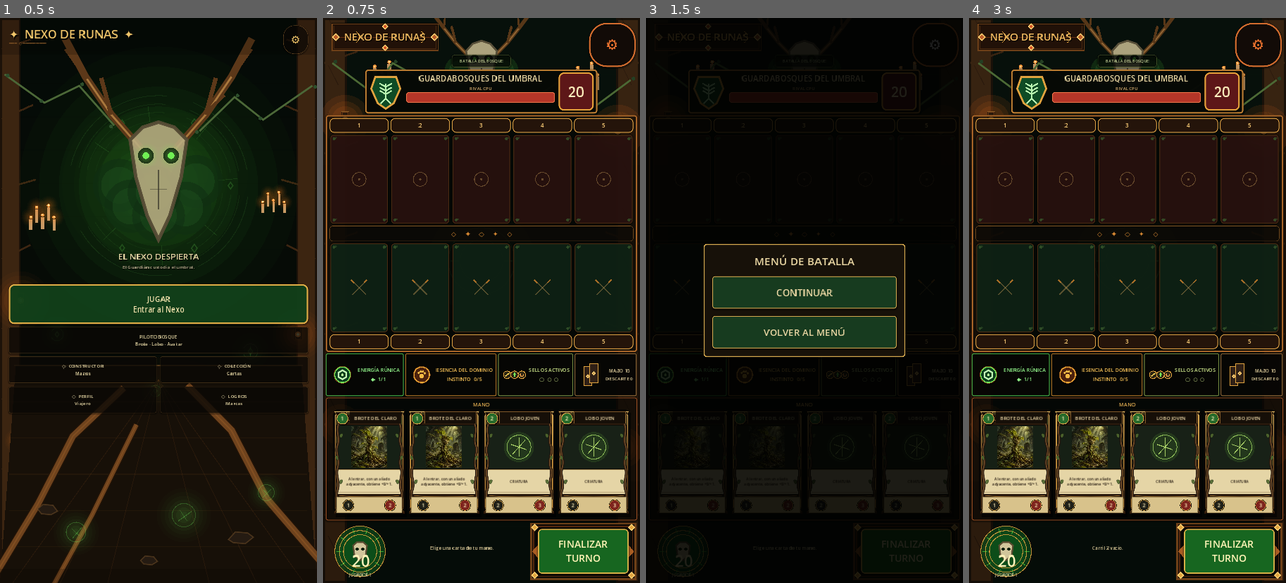
Above: before the commit, frames 1-4 (left to right).
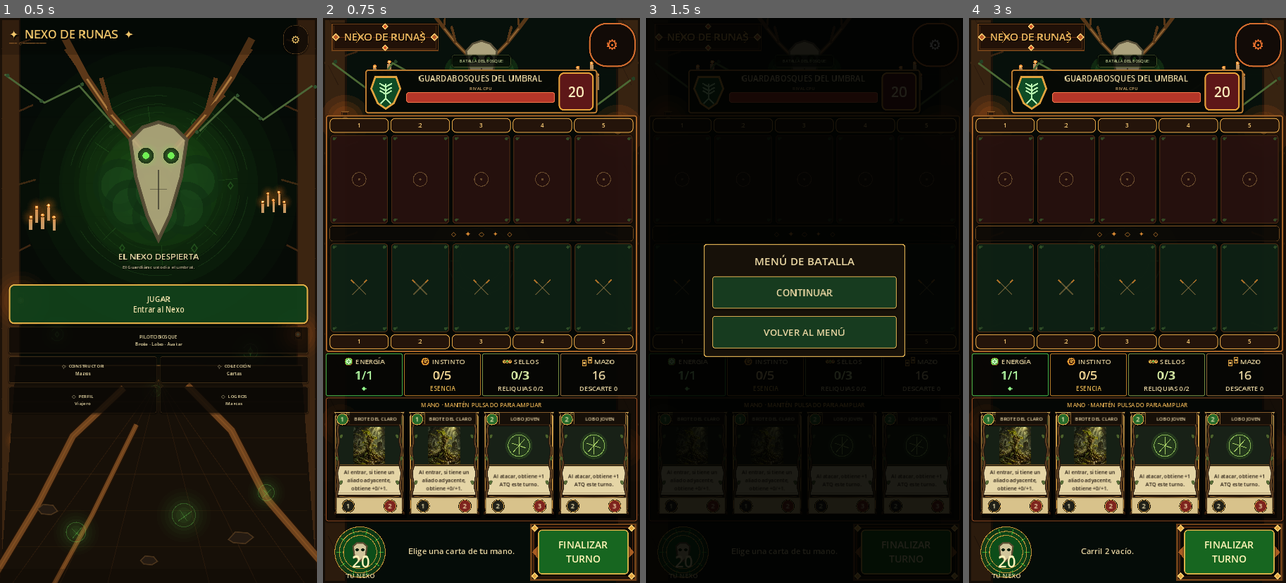
Above: after the commit, the same moments.

Repository: LoloscarPrr/Nexo-de-runas-v2
Game: Godot game, scene res://scenes/main.tscn
The game is run twice, just before and just after one commit, with the same random seed, the same clock (stepped at 60 frames per second) and the same inputs.
Inputs (mouse positions are in pixels of both pictures, inside the frame that each line leads up to):
- Up to frame 1 (0.5 s): no input
- Up to frame 2 (0.75 s): click "JUGAR Entrar al Nexo" at 0.5 s
- Up to frame 3 (1.5 s): click "⚙" at 1.25 s
- Up to frame 4 (3 s): click (1003, 181) at 2 s; click (1067, 181) at 2.75 s

Frame 1 is identical in both runs. In frame 2, 7.8% of the frame differs, in the area x 0-100%, y 59-100%; in frame 3, 0.7%; in frame 4, 7.7%.

Commit message:
Improve mobile battle HUD, dynamic stats and shared ability text

Diff:
--- a/scripts/presentation/battle/vertical_battle_card.gd
+++ b/scripts/presentation/battle/vertical_battle_card.gd
@@ -185,7 +185,7 @@
 	draw_circle(center, radius + 1.0, BARK_DARK)
 	draw_circle(center, radius, Color("276b2b"))
 	draw_arc(center, radius, 0, TAU, 28, GOLD, 2.0)
-	var font_size := 11 if compact else 15
+	var font_size := 14 if compact else 18
 	draw_string(ThemeDB.fallback_font, center + Vector2(-radius, font_size * 0.35), str(int(card.get("cost", 0))), HORIZONTAL_ALIGNMENT_CENTER, radius * 2.0, font_size, Color("fff0b8"))
 
 func _draw_title(rect: Rect2) -> void:
@@ -247,12 +247,15 @@
 	draw_string(ThemeDB.fallback_font, Vector2(rect.position.x, rect.position.y + rect.size.y * 0.65), kind, HORIZONTAL_ALIGNMENT_CENTER, rect.size.x, 8 if compact else 11, INK)
 
 func _draw_stat_orb(center: Vector2, value: int, attack_stat: bool) -> void:
-	var radius := 10.0 if compact else 14.0
+	var radius := 12.0 if compact else 16.0
 	var fill := Color("202018") if attack_stat else BLOOD
 	draw_circle(center, radius + 2.0, BARK_DARK)
 	draw_circle(center, radius, fill)
 	draw_arc(center, radius, 0, TAU, 24, GOLD, 1.6)
-	draw_string(ThemeDB.fallback_font, center + Vector2(-radius, 4 if compact else 5), str(value), HORIZONTAL_ALIGNMENT_CENTER, radius * 2.0, 10 if compact else 14, Color("fff1bd"))
+	var font_size := 16 if compact else 18
+	while font_size > 10 and ThemeDB.fallback_font.get_string_size(str(value), HORIZONTAL_ALIGNMENT_LEFT, -1, font_size).x > radius * 2.0 - 2.0:
+		font_size -= 1
+	draw_string(ThemeDB.fallback_font, center + Vector2(-radius, font_size * 0.35), str(value), HORIZONTAL_ALIGNMENT_CENTER, radius * 2.0, font_size, Color("fff1bd"))
 
 func _draw_keyword_rune(rect: Rect2) -> void:
 	var keywords: Array = card.get("keywords", [])
--- a/scripts/presentation/battle/vertical_battle_card_faithful.gd
+++ b/scripts/presentation/battle/vertical_battle_card_faithful.gd
@@ -10,27 +10,8 @@
 const TEXT_INK := Color("21160d")
 const FRAME_GOLD := Color("d7a044")
 const FRAME_DARK := Color("2c1709")
-
-const EFFECT_TEXT := {
-	"forest_clearing_sprout": "Al entrar, con un aliado\nadyacente, obtiene +0/+1.",
-	"forest_pack_wolf": "Al entrar, con un aliado\nadyacente, obtiene +1/+1.",
-	"forest_avatar": "Al entrar, cura 2 a tus\ncriaturas y 2 a tu Nexo.",
-	"forest_watchful_squirrel": "Si controlas otra Bestia,\nganas 1 Instinto.",
-	"forest_call_pack": "Invoca una Cría del Bosque 1/1\ny ganas 1 Instinto.",
-	"forest_growth": "Una criatura aliada obtiene\n+2/+2 este turno.",
-	"crypt_gravedigger": "Al entrar, ganas 1 Resto.",
-	"crypt_broken_skeleton": "Último Aliento: ganas 1 Resto.",
-	"crypt_funeral_hound": "Último Aliento: inflige 1 daño\na la criatura enfrentada.",
-	"crypt_mourner": "Último Aliento: roba 1 carta.",
-	"crypt_ash_offering": "Destruye una criatura aliada.\nRoba 2 cartas.",
-	"crypt_exhumation": "Devuelve una criatura de coste 3\no menos desde tu descarte.",
-	"tower_familiar": "Al entrar, revela la carta\nsuperior de tu mazo.",
-	"tower_rune_bolt": "Inflige 1 daño a una\ncriatura enemiga.",
-	"tower_forbidden_vision": "Revela las 3 cartas superiores\ny roba la primera.",
-	"forge_worker": "Al entrar, ganas 1 Calor.",
-	"forge_spark": "Inflige 1 daño y ganas\n1 Calor.",
-	"forge_overload": "Un Constructo aliado obtiene\n+3 ATQ y ganas 2 Calor."
-}
+const TextScript = preload("res://scripts/presentation/cards/card_text.gd")
+const EFFECT_FONT_SIZE := 14
 
 func _draw() -> void:
 	if compact:
@@ -53,7 +34,7 @@
 
 	var header_h := 40.0
 	var stats_h := 42.0
-	var text_h := 70.0
+	var text_h := 82.0
 	var art_top := header_h + 4.0
 	var art_h := h - header_h - text_h - stats_h - 17.0
 	var art_rect := Rect2(11, art_top, w - 22, art_h)
@@ -92,47 +73,39 @@
 	draw_line(Vector2(rect.position.x + 5, rect.position.y + 5), Vector2(rect.end.x - 5, rect.position.y + 5), Color(0.35, 0.20, 0.08, 0.30), 1.0)
 	draw_line(Vector2(rect.position.x + 5, rect.end.y - 5), Vector2(rect.end.x - 5, rect.end.y - 5), Color(0.35, 0.20, 0.08, 0.30), 1.0)
 
-	var lines := _effect_lines()
-	var line_h := 14.0
+	var lines := _visible_effect_lines(rect.size)
+	var font := ThemeDB.fallback_font
+	var line_h := font.get_height(EFFECT_FONT_SIZE)
 	var block_h := float(lines.size()) * line_h
-	var y := rect.position.y + (rect.size.y - block_h) * 0.5 + 10.0
+	var y := rect.position.y + (rect.size.y - block_h) * 0.5 + font.get_ascent(EFFECT_FONT_SIZE)
 	for line in lines:
-		draw_string(ThemeDB.fallback_font, Vector2(rect.position.x + 4, y), line, HORIZONTAL_ALIGNMENT_CENTER, rect.size.x - 8, 10, TEXT_INK)
+		draw_string(font, Vector2(rect.position.x + 6, y), line, HORIZONTAL_ALIGNMENT_CENTER, rect.size.x - 12, EFFECT_FONT_SIZE, TEXT_INK)
 		y += line_h
 
-func _effect_lines() -> Array[String]:
-	var effect_id := str(card.get("effect_id", ""))
-	if EFFECT_TEXT.has(effect_id):
-		return _split_known_text(str(EFFECT_TEXT[effect_id]))
-	var keywords: Array = card.get("keywords", [])
-	if not keywords.is_empty():
-		var label := ""
-		for keyword in keywords:
-			if not label.is_empty():
-				label += " · "
-			label += str(keyword).replace("_", " ").capitalize()
-		return _wrap_text(label, 28)
-	var card_type := str(card.get("type", "")).to_upper()
-	match card_type:
-		"CREATURE": card_type = "CRIATURA"
-		"RELIC": card_type = "RELIQUIA"
-		"RITE": card_type = "RITO"
-		"SEAL": card_type = "SELLO"
-	return [card_type]
+func _visible_effect_lines(panel_size: Vector2) -> Array[String]:
+	var width := maxf(panel_size.x - 12.0, 1.0)
+	var lines := _effect_lines(width)
+	var max_lines := maxi(1, floori((panel_size.y - 10.0) / ThemeDB.fallback_font.get_height(EFFECT_FONT_SIZE)))
+	if lines.size() <= max_lines:
+		return lines
+	lines.resize(max_lines)
+	var last := lines[max_lines - 1].strip_edges()
+	while not last.is_empty() and _effect_width(last + "…") > width:
+		last = last.left(last.length() - 1).strip_edges()
+	lines[max_lines - 1] = last + "…"
+	return lines
 
-func _split_known_text(value: String) -> Array[String]:
-	var result: Array[String] = []
-	for line in value.split("\n"):
-		result.append(str(line))
-	return result
-
-func _wrap_text(value: String, max_chars: int) -> Array[String]:
-	var words := value.split(" ")
+func _effect_lines(width: float = 164.0) -> Array[String]:
+	# Same rules as the full inspection. Only the small physical panel truncates.
+	var rules := TextScript.rules_text(card)
+	if rules.is_empty():
+		rules = TextScript.type_label(card)
+	var words := rules.replace("\n", " ").split(" ", false)
 	var result: Array[String] = []
 	var current := ""
 	for word in words:
 		var candidate := str(word) if current.is_empty() else "%s %s" % [current, str(word)]
-		if candidate.length() > max_chars and not current.is_empty():
+		if _effect_width(candidate) > width and not current.is_empty():
 			result.append(current)
 			current = str(word)
 		else:
@@ -140,3 +113,6 @@
 	if not current.is_empty():
 		result.append(current)
 	return result
+
+func _effect_width(value: String) -> float:
+	return ThemeDB.fallback_font.get_string_size(value, HORIZONTAL_ALIGNMENT_LEFT, -1, EFFECT_FONT_SIZE).x
--- a/scripts/presentation/battle/vertical_battle_view.gd
+++ b/scripts/presentation/battle/vertical_battle_view.gd
@@ -458,6 +458,10 @@
 func _event_name(code: String) -> String:
 	match code:
 		"CARD_PLAYED": return "Carta jugada"
+		"CARD_DRAWN": return "Carta robada"
+		"CARD_DISCARDED": return "Carta descartada"
+		"COMBAT_STARTED": return "Inicio de combate"
+		"COMBAT_ENDED": return "Fin de combate"
 		"ABILITY_TRIGGERED": return "Habilidad"
 		"EFFECT_APPLIED": return "Efecto"
 		"UNIT_DIED": return "Unidad destruida"
--- a/scripts/presentation/battle/vertical_battle_view_faithful.gd
+++ b/scripts/presentation/battle/vertical_battle_view_faithful.gd
@@ -30,6 +30,10 @@
 var result_screen
 var _result_presented := false
 var _hand_scroll: ScrollContainer
+var _essence_caption: Label
+var _energy_pips: Label
+var _relics_count: Label
+var _discard_count: Label
 
 func _build_view() -> void:
 	super._build_view()
@@ -79,6 +83,7 @@
 	if _is_finished():
 		selected_hand_index = -1
 	super._render()
+	_render_readable_hud()
 	if _is_finished():
 		impulse_button.hide()
 		end_turn_button.disabled = false
@@ -88,6 +93,20 @@
 			_show_result()
 	else:
 		end_turn_button.text = "FINALIZAR\nTURNO"
+
+func _render_readable_hud() -> void:
+	if _snapshot.is_empty():
+		return
+	var current := int(_snapshot.get("energy_current", 0))
+	var capacity := int(_snapshot.get("energy_capacity", 0))
+	energy_label.text = "%d/%d" % [current, capacity]
+	_energy_pips.text = _energy_runes(current, capacity)
+	_essence_caption.text = str(_snapshot.get("essence_name", "ESENCIA")).to_upper()
+	essence_label.text = "%d/%d" % [int(_snapshot.get("essence_current", 0)), int(_snapshot.get("essence_max", 0))]
+	seals_label.text = "%d/3" % Array(_snapshot.get("active_seals", [])).size()
+	_relics_count.text = "RELIQUIAS %d/2" % Array(_snapshot.get("active_relics", [])).size()
+	deck_label.text = str(int(_snapshot.get("draw_count", 0)))
+	_discard_count.text = "DESCARTE %d" % Array(_snapshot.get("discard", [])).size()
 
 func _show_result() -> void:
 	_cancel_hand_gestures()
@@ -333,33 +352,45 @@
 	strip.custom_minimum_size = Vector2(0, 116)
 	strip.add_theme_constant_override("separation", 4)
 
-	energy_label = _label("ENERGÍA RÚNICA\n1/1", 14, Color("92f58a"), HORIZONTAL_ALIGNMENT_CENTER)
-	strip.add_child(_hud_graphic(OrnamentScript.Mode.HUD_ENERGY, energy_label, Color("5be95d"), 1.20))
-	essence_label = _label("ESENCIA DEL DOMINIO\nINSTINTO", 14, Color("f4bf55"), HORIZONTAL_ALIGNMENT_CENTER)
-	strip.add_child(_hud_graphic(OrnamentScript.Mode.HUD_ESSENCE, essence_label, Color("ed9b32"), 1.10))
-	seals_label = _label("SELLOS ACTIVOS\n○  ○  ○", 14, Color("cee78b"), HORIZONTAL_ALIGNMENT_CENTER)
-	strip.add_child(_hud_graphic(OrnamentScript.Mode.HUD_SEALS, seals_label, Color("9cba58"), 1.08))
-	deck_label = _label("MAZO 16\nDESCARTE 0", 13, PARCHMENT_F, HORIZONTAL_ALIGNMENT_CENTER)
-	strip.add_child(_hud_graphic(OrnamentScript.Mode.HUD_DECK, deck_label, Color("b98748"), 0.84))
+	energy_label = _label("1/1", 32, Color("b6ffa7"), HORIZONTAL_ALIGNMENT_CENTER)
+	_energy_pips = _label("◆", 16, Color("92f58a"), HORIZONTAL_ALIGNMENT_CENTER)
+	strip.add_child(_hud_graphic(OrnamentScript.Mode.HUD_ENERGY, "ENERGÍA", energy_label, _energy_pips, Color("5be95d")))
+	essence_label = _label("0/5", 32, Color("ffe19b"), HORIZONTAL_ALIGNMENT_CENTER)
+	var essence_hint := _label("ESENCIA", 17, Color("f4bf55"), HORIZONTAL_ALIGNMENT_CENTER)
+	var essence_panel := _hud_graphic(OrnamentScript.Mode.HUD_ESSENCE, "INSTINTO", essence_label, essence_hint, Color("ed9b32"))
+	_essence_caption = essence_panel.find_child("HudCaption", true, false) as Label
+	strip.add_child(essence_panel)
+	seals_label = _label("0/3", 32, Color("e0f8ac"), HORIZONTAL_ALIGNMENT_CENTER)
+	_relics_count = _label("RELIQUIAS 0/2", 18, PARCHMENT_F, HORIZONTAL_ALIGNMENT_CENTER)
+	strip.add_child(_hud_graphic(OrnamentScript.Mode.HUD_SEALS, "SELLOS", seals_label, _relics_count, Color("9cba58")))
+	deck_label = _label("16", 32, PARCHMENT_F, HORIZONTAL_ALIGNMENT_CENTER)
+	_discard_count = _label("DESCARTE 0", 18, PARCHMENT_F, HORIZONTAL_ALIGNMENT_CENTER)
+	strip.add_child(_hud_graphic(OrnamentScript.Mode.HUD_DECK, "MAZO", deck_label, _discard_count, Color("b98748")))
 	return strip
 
-func _hud_graphic(mode_value, value_label: Label, accent: Color, ratio: float) -> PanelContainer:
+func _hud_graphic(mode_value, caption: String, value_label: Label, hint_label: Label, accent: Color) -> PanelContainer:
 	var panel := PanelContainer.new()
 	panel.size_flags_horizontal = Control.SIZE_EXPAND_FILL
-	panel.size_flags_stretch_ratio = ratio
 	panel.add_theme_stylebox_override("panel", _ornate_style(PANEL_DARK_F, Color(accent.r, accent.g, accent.b, 0.75), 2, 4))
+	var column := VBoxContainer.new()
+	column.add_theme_constant_override("separation", 0)
+	panel.add_child(column)
 	var row := HBoxContainer.new()
 	row.add_theme_constant_override("separation", 4)
-	panel.add_child(row)
+	row.alignment = BoxContainer.ALIGNMENT_CENTER
+	column.add_child(row)
 	var icon_holder := Control.new()
-	icon_holder.custom_minimum_size = Vector2(70, 0)
+	icon_holder.custom_minimum_size = Vector2(28, 26)
 	var icon = OrnamentScript.new()
 	icon.set_anchors_and_offsets_preset(Control.PRESET_FULL_RECT)
 	icon.configure(mode_value, accent)
 	icon_holder.add_child(icon)
 	row.add_child(icon_holder)
-	value_label.size_flags_horizontal = Control.SIZE_EXPAND_FILL
-	row.add_child(value_label)
+	var title := _label(caption, 19, PARCHMENT_F, HORIZONTAL_ALIGNMENT_CENTER)
+	title.name = "HudCaption"
+	row.add_child(title)
+	column.add_child(value_label)
+	column.add_child(hint_label)
 	return panel
 
 func _build_footer() -> Control:
@@ -381,7 +412,7 @@
 	player_integrity_label.anchor_right = 0.78
 	player_integrity_label.anchor_bottom = 0.88
 	nexus_holder.add_child(player_integrity_label)
-	var player_tag := _label("JUGADOR 1", 11, PARCHMENT_F, HORIZONTAL_ALIGNMENT_CENTER)
+	var player_tag := _label("TU NEXO", 18, PARCHMENT_F, HORIZONTAL_ALIGNMENT_CENTER)
 	player_tag.anchor_left = 0.15
 	player_tag.anchor_top = 0.82
 	player_tag.anchor_right = 0.85
@@ -391,18 +422,24 @@
 
 	var messages := VBoxContainer.new()
 	messages.size_flags_horizontal = Control.SIZE_EXPAND_FILL
-	status_label = _label("El Nexo aguarda tu jugada.", 13, PARCHMENT_F, HORIZONTAL_ALIGNMENT_CENTER)
+	messages.add_theme_constant_override("separation", 2)
+	status_label = _label("El Nexo aguarda tu jugada.", 22, PARCHMENT_F, HORIZONTAL_ALIGNMENT_CENTER)
 	status_label.autowrap_mode = TextServer.AUTOWRAP_WORD_SMART
+	status_label.max_lines_visible = 2
+	status_label.text_overrun_behavior = TextServer.OVERRUN_TRIM_ELLIPSIS
 	status_label.size_flags_vertical = Control.SIZE_EXPAND_FILL
 	messages.add_child(status_label)
-	event_label = _label("", 10, Color("a6b887"), HORIZONTAL_ALIGNMENT_CENTER)
+	event_label = _label("", 16, Color("c3d4a6"), HORIZONTAL_ALIGNMENT_CENTER)
+	event_label.autowrap_mode = TextServer.AUTOWRAP_WORD_SMART
+	event_label.max_lines_visible = 2
+	event_label.text_overrun_behavior = TextServer.OVERRUN_TRIM_ELLIPSIS
 	messages.add_child(event_label)
 	impulse_button = Button.new()
 	impulse_button.name = "ImpulseButton"
 	impulse_button.text = "+1 IMPULSO"
-	impulse_button.custom_minimum_size = Vector2(110, 40)
+	impulse_button.custom_minimum_size = Vector2(110, 56)
 	impulse_button.focus_mode = Control.FOCUS_NONE
-	impulse_button.add_theme_font_size_override("font_size", 11)
+	impulse_button.add_theme_font_size_override("font_size", 20)
 	impulse_button.add_theme_stylebox_override("normal", _ornate_style(Color("173822"), Color("67a457"), 2, 8))
 	impulse_button.add_theme_stylebox_override("pressed", _ornate_style(Color("102919"), Color("9eea7a"), 3, 8))
 	impulse_button.pressed.connect(_on_impulse_pressed)
--- a/scripts/presentation/battle/vertical_battle_view_polished.gd
+++ b/scripts/presentation/battle/vertical_battle_view_polished.gd
@@ -281,7 +281,7 @@
 	stack.add_theme_constant_override("separation", 2)
 	frame.add_child(stack)
 
-	var title := _label("MANO", 14, Color("e0ab50"), HORIZONTAL_ALIGNMENT_CENTER)
+	var title := _label("MANO · MANTÉN PULSADO PARA AMPLIAR", 16, Color("e0ab50"), HORIZONTAL_ALIGNMENT_CENTER)
 	title.custom_minimum_size = Vector2(0, 20)
 	stack.add_child(title)
 
--- a/scripts/presentation/battle/vertical_card_detail.gd
+++ b/scripts/presentation/battle/vertical_card_detail.gd
@@ -45,9 +45,9 @@
 	column.add_theme_constant_override("separation", 16)
 	frame.add_child(column)
 	column.add_child(_label("DETALLE DE CARTA", 28, Color("d5a94f")))
-	title_label = _label("", 28, Color("f0e0ad"))
+	title_label = _label("", 30, Color("f0e0ad"))
 	column.add_child(title_label)
-	metadata_label = _label("", 20, Color("d5a94f"))
+	metadata_label = _label("", 22, Color("d5a94f"))
 	column.add_child(metadata_label)
 	_holder = Control.new()
 	_holder.size_flags_vertical = Control.SIZE_EXPAND_FILL
@@ -58,9 +58,9 @@
 	card_view.mouse_filter = Control.MOUSE_FILTER_IGNORE
 	_card_stage.add_child(card_view)
 	_holder.resized.connect(_layout_card)
-	stats_label = _label("", 24, Color("f0e0ad"))
+	stats_label = _label("", 28, Color("f0e0ad"))
 	column.add_child(stats_label)
-	effect_label = _label("", 24, Color("dfc88f"))
+	effect_label = _label("", 28, Color("dfc88f"))
 	column.add_child(effect_label)
 	var close := Button.new()
 	close.name = "CloseDetail"
--- a/scripts/presentation/cards/card_text.gd
+++ b/scripts/presentation/cards/card_text.gd
@@ -3,7 +3,23 @@
 
 ## Display copy for the current Forest definitions/effect contracts.
 ## This never grants abilities or changes battle data.
-const LegacyText = preload("res://scripts/presentation/battle/vertical_battle_card_faithful.gd")
+const LEGACY_EFFECTS := {
+	"forest_watchful_squirrel": "Si controlas otra Bestia, ganas 1 Instinto.",
+	"forest_call_pack": "Invoca una Cría del Bosque 1/1 y ganas 1 Instinto.",
+	"forest_growth": "Una criatura aliada obtiene +2/+2 este turno.",
+	"crypt_gravedigger": "Al entrar, ganas 1 Resto.",
+	"crypt_broken_skeleton": "Último Aliento: ganas 1 Resto.",
+	"crypt_funeral_hound": "Último Aliento: inflige 1 daño a la criatura enfrentada.",
+	"crypt_mourner": "Último Aliento: roba 1 carta.",
+	"crypt_ash_offering": "Destruye una criatura aliada. Roba 2 cartas.",
+	"crypt_exhumation": "Devuelve una criatura de coste 3 o menos desde tu descarte.",
+	"tower_familiar": "Al entrar, revela la carta superior de tu mazo.",
+	"tower_rune_bolt": "Inflige 1 daño a una criatura enemiga.",
+	"tower_forbidden_vision": "Revela las 3 cartas superiores y roba la primera.",
+	"forge_worker": "Al entrar, ganas 1 Calor.",
+	"forge_spark": "Inflige 1 daño y ganas 1 Calor.",
+	"forge_overload": "Un Constructo aliado obtiene +3 ATQ y ganas 2 Calor."
+}
 const TYPES := {"creature": "Criatura", "rite": "Rito", "relic": "Reliquia", "seal": "Sello"}
 const RARITIES := {"common": "Común", "uncommon": "Poco común", "rare": "Rara", "legendary": "Legendaria"}
 const FOREST_EFFECTS := {
@@ -37,7 +53,7 @@
 
 static func rules_text(card: Dictionary) -> String:
 	var effect_id := str(card.get("effect_id", ""))
-	var effect := str(FOREST_EFFECTS.get(effect_id, LegacyText.EFFECT_TEXT.get(effect_id, ""))).replace("\n", " ")
+	var effect := str(FOREST_EFFECTS.get(effect_id, LEGACY_EFFECTS.get(effect_id, "")))
 	var keywords: Array[String] = []
 	for keyword in Array(card.get("keywords", [])):
 		if str(keyword) == "ENRAIZADO":
--- a/tests/visual_pilot_render_test.gd
+++ b/tests/visual_pilot_render_test.gd
@@ -5,6 +5,7 @@
 const ViewScript = preload("res://scripts/presentation/battle/vertical_battle_view_faithful.gd")
 const Catalog = preload("res://scripts/domain/canonical_card_catalog.gd")
 const CardScript = preload("res://scripts/presentation/battle/vertical_battle_card_faithful.gd")
+const TextScript = preload("res://scripts/presentation/cards/card_text.gd")
 const PILOT: Array[String] = ["bs_001_brote_del_claro", "bs_006_lobo_de_manada", "bs_013_avatar_del_bosque"]
 
 var view
@@ -29,6 +30,7 @@
 func _run() -> void:
 	await process_frame
 	view.start_battle("forest")
+	await _check_mobile_legibility()
 	var deck: Array[String] = Catalog.starter_deck("forest")
 	deck.erase(PILOT[0])
 	deck.erase(PILOT[1])
@@ -87,6 +89,7 @@
 	view._on_hand_card_pressed(0)
 	view._on_lane_pressed("player", 1)
 	check(view.session.snapshot().get("energy_current") == 2, "Real Brote and Lobo summons pay 1 + 3 Energy")
+	check(view.energy_label.text == "2/6", "Large Energy readout updates after real card payments")
 	var wolf: Dictionary = view.session.snapshot()["player_lanes"][1]
 	check(wolf.get("attack") == 4 and wolf.get("hp") == 4, "Lobo's existing adjacency effect remains dynamic at 4/4")
 	view._on_end_turn_pressed()
@@ -94,6 +97,7 @@
 	view._on_hand_card_pressed(0)
 	view._on_lane_pressed("player", 4)
 	check(view.session.snapshot().get("energy_current") == 0, "Avatar pays its actual six Energy")
+	check(view.energy_label.text == "0/6", "Zero Energy remains visible after the Avatar summon")
 	await _capture("02_board_three_cards.png")
 	var lanes: Array = view.session.snapshot().get("player_lanes", [])
 	for index in range(3):
@@ -130,6 +134,75 @@
 	await process_frame
 	quit(1 if failures else 0)
 
+func _check_mobile_legibility() -> void:
+	# Every canonical rule is wrapped using actual font widths. A long rule is
+	# visibly abbreviated only in the hand; full inspection remains available.
+	var renderer = CardScript.new()
+	for card in Catalog.all_cards():
+		renderer.configure(card)
+		var all_lines: Array[String] = renderer._effect_lines(164.0)
+		var rules := TextScript.rules_text(card)
+		check(" ".join(all_lines) == (rules if not rules.is_empty() else TextScript.type_label(card)).replace("\n", " "), "Hand retains detail ability copy or its existing type fallback: %s" % card.get("id"))
+		for line in renderer._visible_effect_lines(Vector2(176, 78)):
+			check(renderer._effect_width(line) <= 164.1, "Readable ability text stays within the parchment width")
+		if PILOT.has(str(card.get("id"))):
+			check(not " ".join(renderer._visible_effect_lines(Vector2(176, 78))).contains("…"), "The three pilot abilities are fully visible in the hand")
+	renderer.configure(Catalog.find_by_id("bs_004_cierva_guardabosques"))
+	check(" ".join(renderer._effect_lines()).contains("cura 1"), "Cierva displays its actual heal instead of a creature-type placeholder")
+	renderer.configure(Catalog.find_by_id("bs_015_crecimiento_repentino"))
+	check(" ".join(renderer._effect_lines()).contains("+1/+1"), "Crecimiento displays the current foundational effect")
+	renderer.free()
+	for domain in ["forest", "crypt", "tower", "forge"]:
+		view.start_battle(domain)
+		await process_frame
+		await process_frame
+		_check_hud_bounds()
+	# Exercise the absolute Energy cap and full permanent/discard counters as
+	# a presentation fixture, without changing or granting production rules.
+	view._snapshot["energy_current"] = 12
+	view._snapshot["energy_capacity"] = 12
+	view._snapshot["active_seals"] = ["one", "two", "three"]
+	view._snapshot["active_relics"] = ["one", "two"]
+	view._snapshot["discard"] = ["one", "two", "three"]
+	view._snapshot["draw_count"] = 12
+	view._render()
+	await process_frame
+	await process_frame
+	_check_hud_bounds()
+	check(view.energy_label.text == "12/12" and view._energy_pips.text.length() == 12, "Absolute Energy cap fits as numbers and runes")
+	check(view.seals_label.text == "3/3" and view._relics_count.text == "RELIQUIAS 2/2", "Both permanent counters remain visible")
+	check(view.deck_label.text == "12" and view._discard_count.text == "DESCARTE 3", "Deck and discard stay distinct")
+	view._snapshot["impulse_available"] = true
+	view._snapshot["message"] = "Debes elegir una carta de tu mano antes de seleccionar un objetivo."
+	view.event_label.text = "Fin de combate · Carta robada · Nuevo turno"
+	view._render()
+	await process_frame
+	await process_frame
+	var footer: Control = view.find_child("BattleFooter", true, false)
+	for control in [view.status_label, view.event_label, view.impulse_button, view.end_turn_button]:
+		check(footer.get_global_rect().grow(0.1).encloses(control.get_global_rect()), "Long messages, events and Impulse fit together inside the footer")
+	check(Rect2(Vector2.ZERO, Vector2(root.size)).grow(0.1).encloses(footer.get_global_rect()), "All footer actions remain reachable at 16:9")
+	view.start_battle("forest")
+	# Render a hand that previously displayed only generic type labels.
+	view.session._engine.hand = ["bs_004_cierva_guardabosques", "bs_014_savia_vital", "bs_015_crecimiento_repentino", "bs_017_raices_invasoras"] as Array[String]
+	view._snapshot = view.session.snapshot()
+	view._render()
+	await _capture("07_readable_hand_abilities.png")
+	view._inspect_hand_card(3)
+	await _capture("08_readable_full_ability.png")
+	view.card_detail.hide_detail()
+	view.start_battle("forest")
+
+func _check_hud_bounds() -> void:
+	var strip: Control = view.find_child("HudStrip", true, false)
+	var viewport := Rect2(Vector2.ZERO, Vector2(root.size)).grow(0.1)
+	check(viewport.encloses(strip.get_global_rect()), "HUD fits the narrow portrait viewport in every domain")
+	for panel in strip.get_children():
+		var labels := panel.find_children("*", "Label", true, false)
+		for label in labels:
+			check(panel.get_global_rect().grow(0.1).encloses(label.get_global_rect()), "HUD labels remain inside their own module")
+			check(label.get_minimum_size().x <= label.size.x + 0.1, "Long resource names and counts fit without clipping")
+
 func _click_control(control: Control) -> void:
 	var point := control.get_global_rect().get_center()
 	_pointer_button(point, true)
Not shown, changed: specs/001-core-reconstruction/plan.md
Not shown, changed: specs/001-core-reconstruction/spec.md
Not shown, changed: specs/001-core-reconstruction/tasks.md
